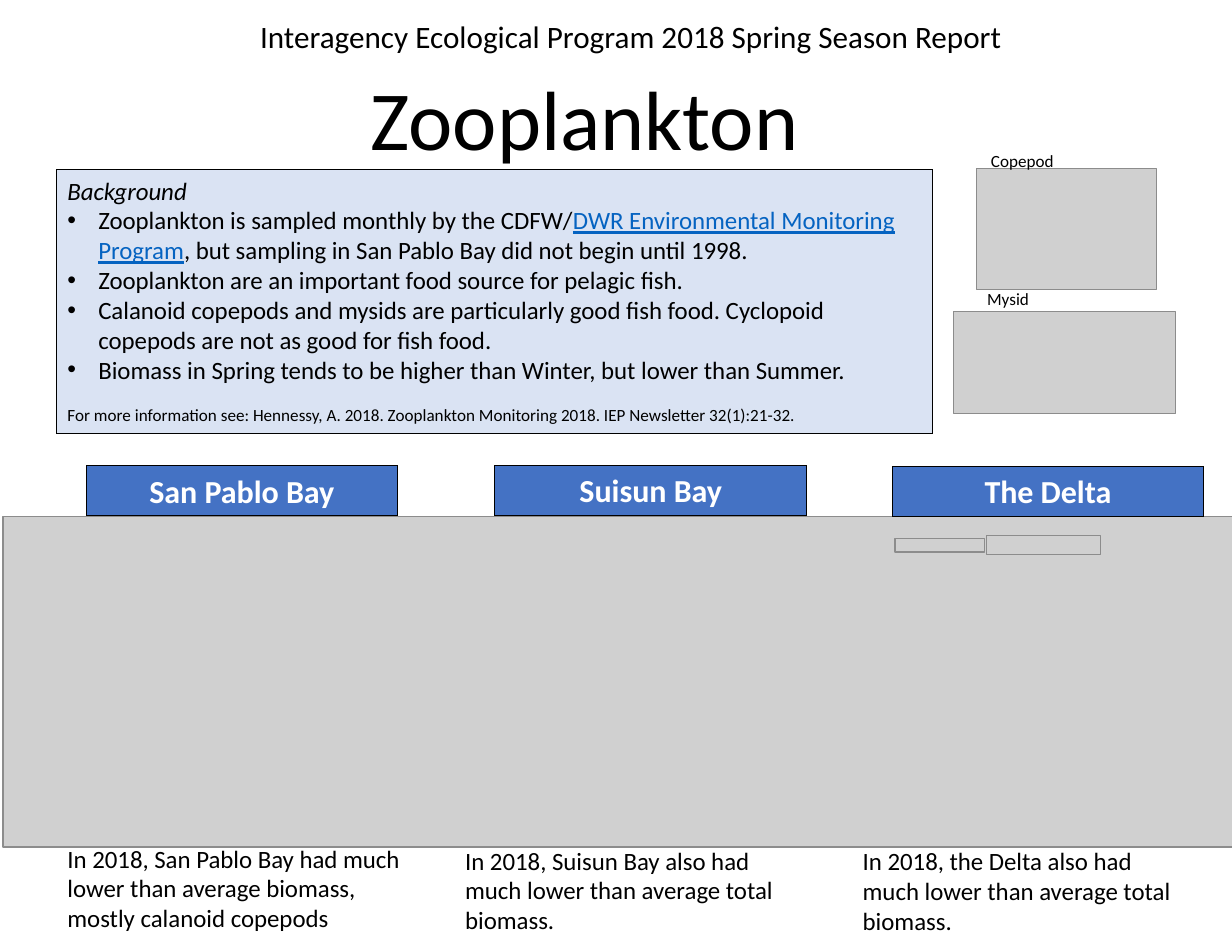
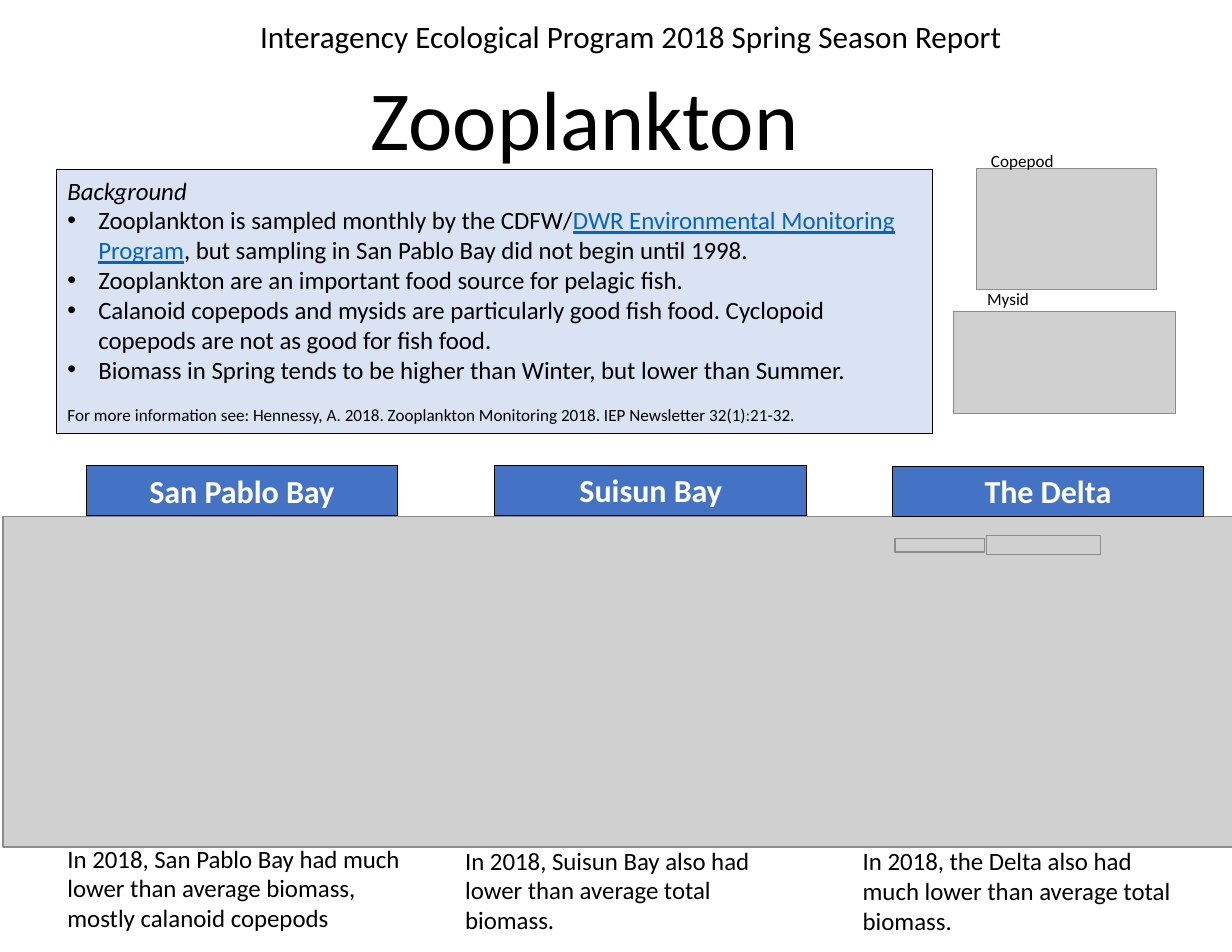
Before and after one commit to InteragencyEcologicalProgram/Status-and-Trends, a slide deck: slide 5 of spring_report/SeasonalMonitoring Spring 2018 14APR2020.pptx. Drawn at 1232x952 pixels with LibreOffice and Linux fonts; fonts in the diff are those of the drawing; grey boxes stand for pictures. Boxes give left, top, right and bottom in pixels: in the first picture for what was removed or moved away, otherwise in the second. Text is boxed around its words. In the diff, an @@ line names an element or a change of style, - is before the commit and + after.

```diff
--- a/spring_report/SeasonalMonitoring Spring 2018 14APR2020.pptx
+++ b/spring_report/SeasonalMonitoring Spring 2018 14APR2020.pptx
@@ text at [465, 852, 749, 929]: text changed @@
-In 2018, Suisun Bay also had much lower than average total biomass.
+In 2018, Suisun Bay also had lower than average total biomass.
```
Also in this commit, not shown: 3 other slides changed, 10 other files.
